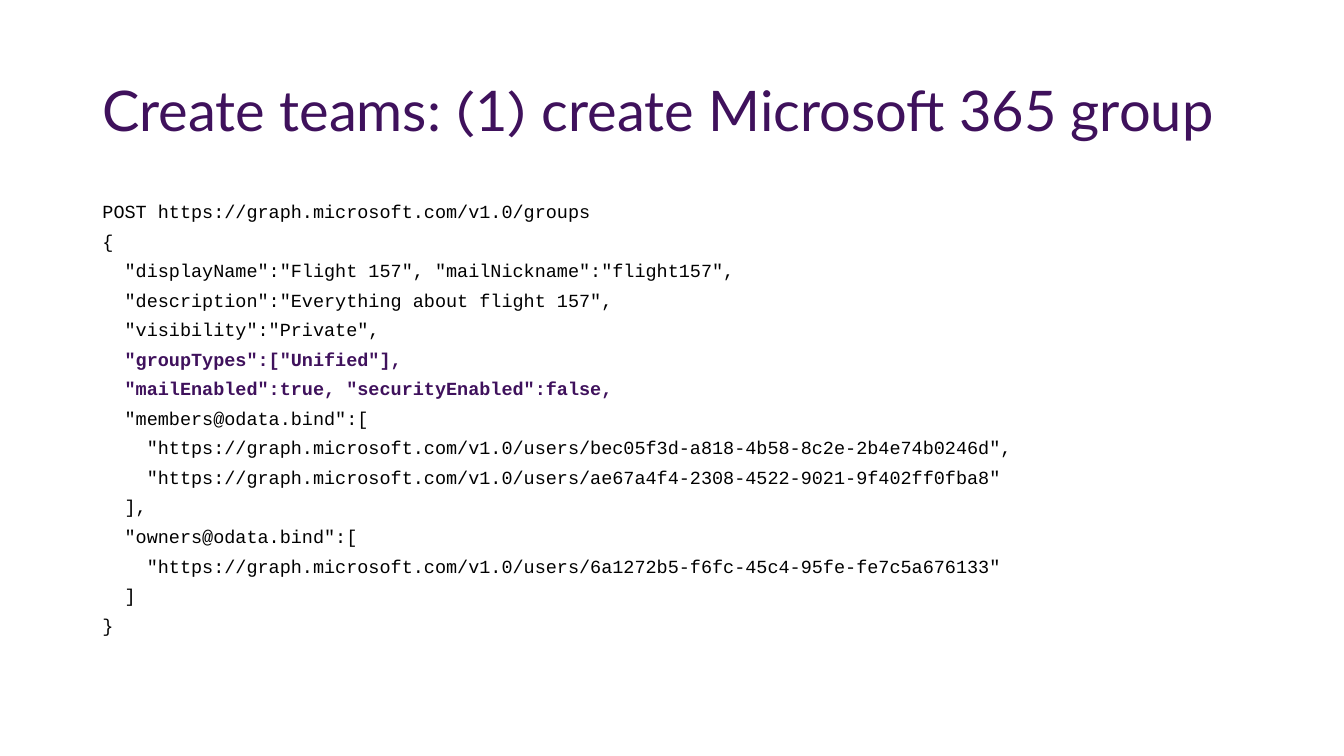
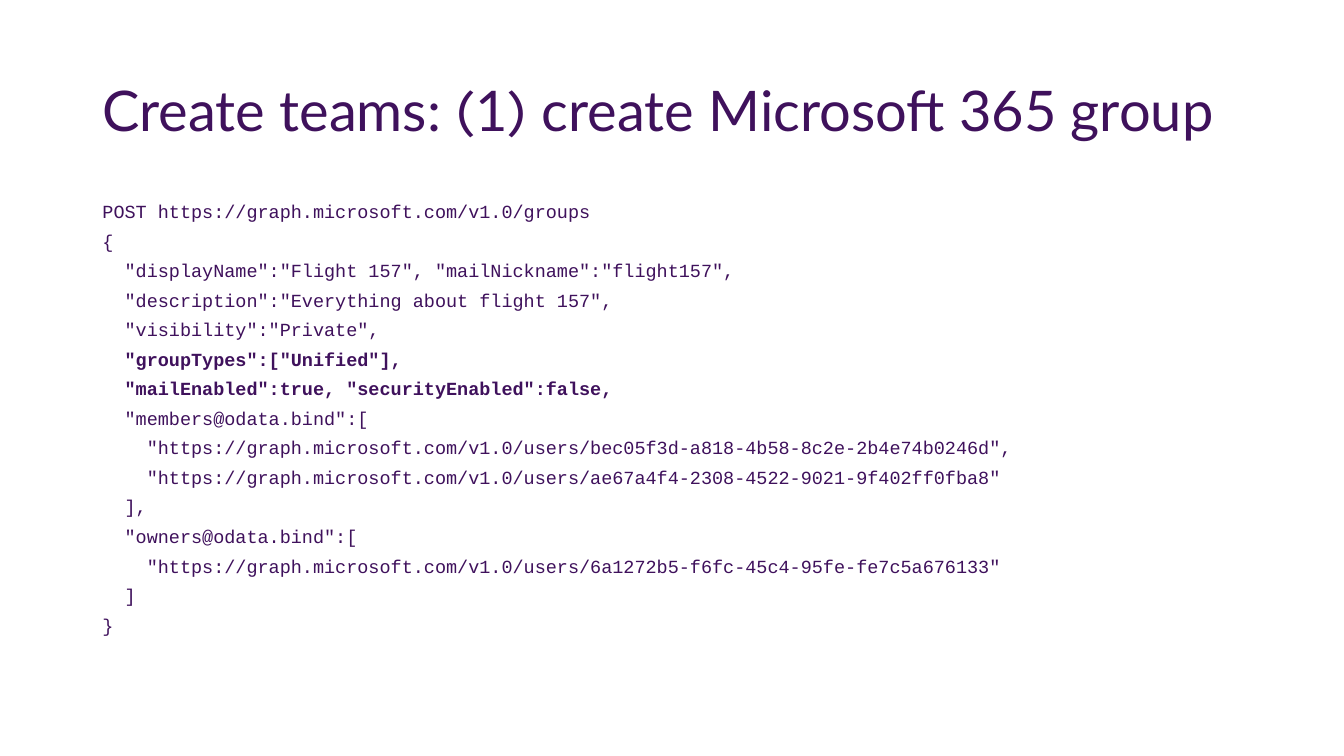
Before and after one commit to OfficeDev/TrainingContent, a slide deck: slide 8 of Teams/70 Microsoft Graph Teamwork Endpoint/slides.pptx. Drawn at 1344x756 pixels with LibreOffice and Linux fonts; fonts in the diff are those of the drawing; background and template pictures are left out. Boxes give left, top, right and bottom in pixels: in the first picture for what was removed or moved away, otherwise in the second. Text is boxed around its words. In the diff, an @@ line names an element or a change of style, - is before the commit and + after.

```diff
--- a/Teams/70 Microsoft Graph Teamwork Endpoint/slides.pptx
+++ b/Teams/70 Microsoft Graph Teamwork Endpoint/slides.pptx
@@ text at box(102, 205, 1012, 577): text colour #000000 to #3F115C in "POST https://graph.microsoft.com/v1.0/groups", "{", ""displayName":"Flight 157", "mailNickname":"flight157",", ""description":"Everything about flight 157"," and 9 more places @@
```
Also in this commit, not shown: 2 other slides changed, 3 other files.
